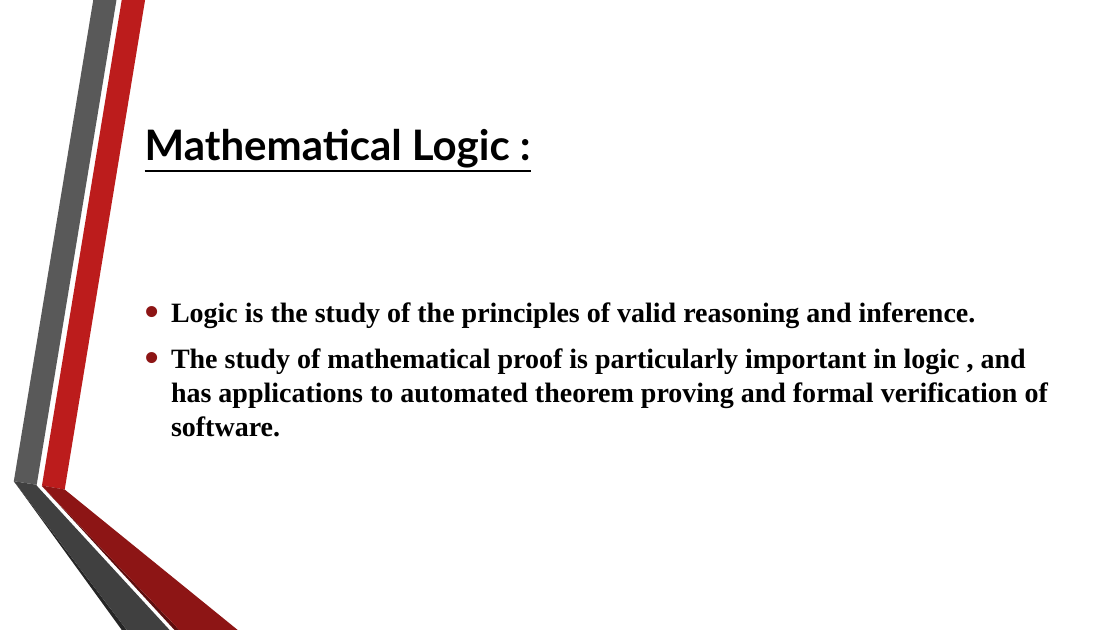
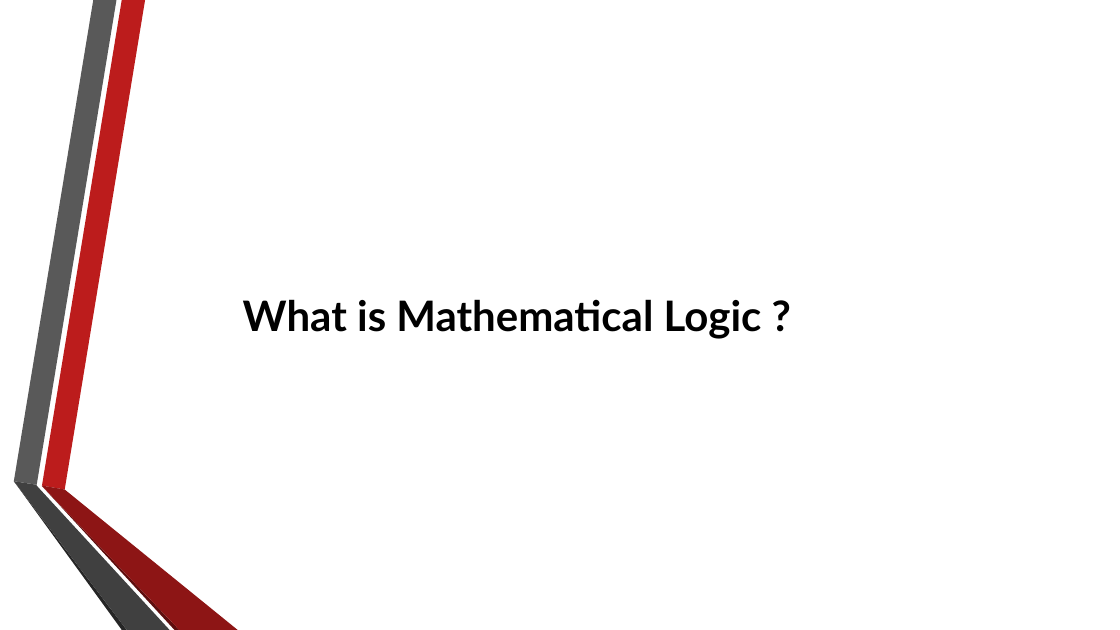
Before and after one commit to flick-23/SEM-3, a slide deck: slide 5 of Mathematics/Assignments/Math PPT.pptx. Drawn at 1120x630 pixels with LibreOffice and Linux fonts; fonts in the diff are those of the drawing; background and template pictures are left out. Boxes give left, top, right and bottom in pixels: in the first picture for what was removed or moved away, otherwise in the second. Text is boxed around its words. In the diff, an @@ line names an element or a change of style, - is before the commit and + after.

```diff
--- a/Mathematics/Assignments/Math PPT.pptx
+++ b/Mathematics/Assignments/Math PPT.pptx
@@ title at (x1=243, y1=299, x2=762, y2=339): text changed @@
-Mathematical Logic :
+What is Mathematical Logic ?
@@ text removed at (x1=171, y1=302, x2=1048, y2=437) @@
-• Logic is the study of the principles of valid reasoning and inference.
-• The study of mathematical proof is particularly important in logic , and has applications to automated theorem proving and formal verification of software.
```
Also in this commit, not shown: 3 other slides changed, 4 other files.
